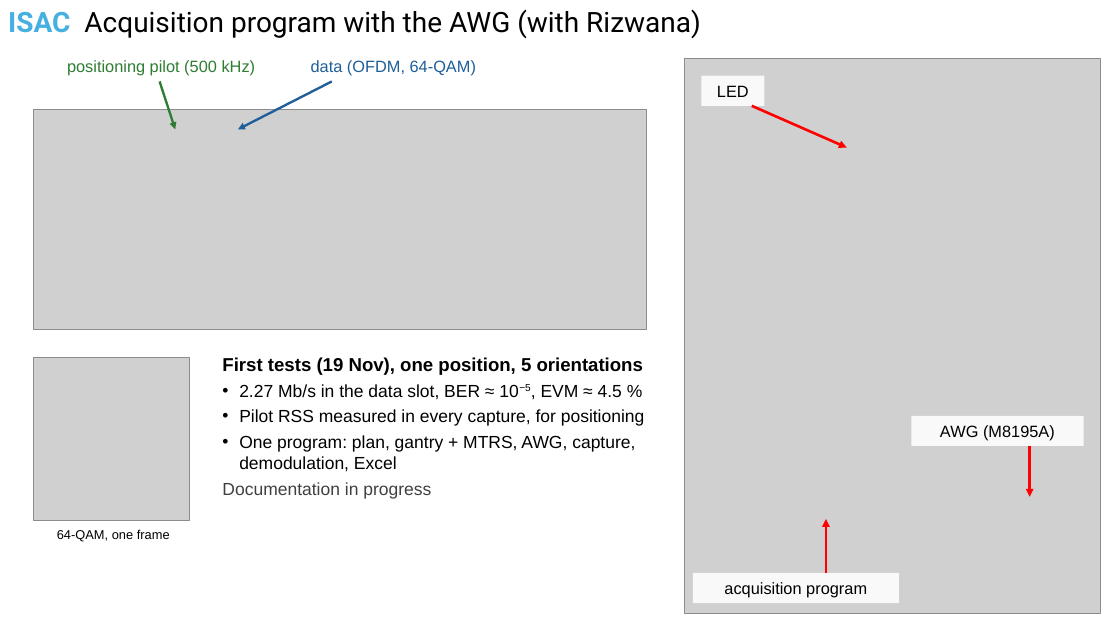
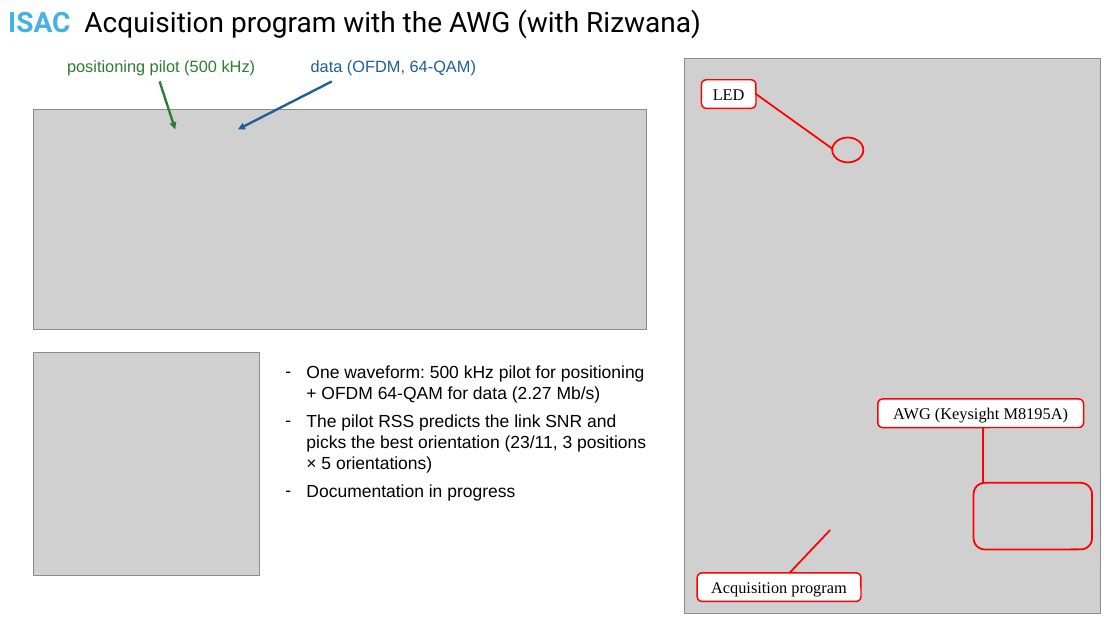
Before and after one commit to kevin-acuna/simulation_VLP, a slide deck: slide 5 of CAMBRIDGE/PPTs/2026-11-24 Final meeting - Visit summary.pptx. Drawn at 1120x630 pixels with LibreOffice and Linux fonts; fonts in the diff are those of the drawing; grey boxes stand for pictures. Boxes give left, top, right and bottom in pixels: in the first picture for what was removed or moved away, otherwise in the second. Text is boxed around its words. In the diff, an @@ line names an element or a change of style, - is before the commit and + after.

```diff
--- a/CAMBRIDGE/PPTs/2026-11-24 Final meeting - Visit summary.pptx
+++ b/CAMBRIDGE/PPTs/2026-11-24 Final meeting - Visit summary.pptx
@@ rounded rectangle "LED": place and size @@
-rounded rectangle "LED" at box(702, 76, 765, 106)
+rounded rectangle "LED" at box(702, 80, 756, 108)
@@ rounded rectangle "LED" at box(702, 80, 756, 108): font Arial to Times New Roman; rectangle to rounded rectangle; fill #FFFFFF at 88% opacity to #FFFFFF; outline none to #FF0000 1.25 pt @@
@@ arrow moved from (752, 106) - (847, 148) to (756, 94) - (833, 149) @@
@@ arrow (756, 94) - (833, 149): arrow to line; stroke #FF0000 2.25 pt to #FF0000 1.5 pt @@
@@ ellipse added at box(833, 138, 864, 163), outline #FF0000 1.5 pt @@
@@ picture: place and size @@
-picture at box(34, 357, 189, 521)
+picture at box(34, 353, 259, 576)
@@ text "One waveform: 500 kHz pilot ...": place and size @@
-text "One waveform: 500 kHz pilot ..." at box(222, 357, 645, 499)
+text "One waveform: 500 kHz pilot ..." at box(306, 365, 646, 501)
@@ text at box(306, 365, 646, 473): text changed @@
-First tests (19 Nov), one position, 5 orientations
-• 2.27 Mb/s in the data slot, BER ≈ 10−5, EVM ≈ 4.5 %
-• Pilot RSS measured in every capture, for positioning
-• One program: plan, gantry + MTRS, AWG, capture, demodulation, Excel
+– One waveform: 500 kHz pilot for positioning + OFDM 64-QAM for data (2.27 Mb/s)
+– The pilot RSS predicts the link SNR and picks the best orientation (23/11, 3 positions × 5 orientations)
@@ rounded rectangle "AWG (Keysight M8195A)" at box(878, 399, 1084, 428): rectangle to rounded rectangle; fill #FFFFFF at 88% opacity to #FFFFFF; outline none to #FF0000 1.25 pt @@
@@ rounded rectangle "AWG (Keysight M8195A)": place and size @@
-rounded rectangle "AWG (Keysight M8195A)" at box(912, 416, 1084, 446)
+rounded rectangle "AWG (Keysight M8195A)" at box(878, 399, 1084, 428)
@@ text in rounded rectangle at box(893, 407, 1068, 423): text changed; font Arial to Times New Roman @@
-AWG (M8195A)
+AWG (Keysight M8195A)
@@ arrow moved from (1030, 446) - (1030, 497) to (983, 428) - (983, 483) @@
@@ arrow (983, 428) - (983, 483): arrow to line; stroke #FF0000 2.25 pt to #FF0000 1.5 pt @@
@@ text at box(306, 484, 515, 501): text colour #404040 to #000000 in "Documentation in progress"; bullet none to -; more space between paragraphs @@
@@ rounded rectangle added at box(974, 483, 1092, 549), outline #FF0000 1.5 pt @@
@@ text removed at box(57, 529, 170, 542) @@
-64-QAM, one frame
@@ arrow moved from (826, 573) - (826, 519) to (790, 573) - (830, 530) @@
@@ arrow (790, 573) - (830, 530): arrow to line; stroke #FF0000 2.25 pt to #FF0000 1.5 pt @@
@@ rounded rectangle "Acquisition program": place and size @@
-rounded rectangle "Acquisition program" at box(693, 573, 899, 603)
+rounded rectangle "Acquisition program" at box(697, 573, 861, 602)
@@ rounded rectangle "Acquisition program" at box(697, 573, 861, 602): rectangle to rounded rectangle; fill #FFFFFF at 88% opacity to #FFFFFF; outline none to #FF0000 1.25 pt @@
@@ text in rounded rectangle at box(711, 582, 846, 597): text changed; font Arial to Times New Roman @@
-acquisition program
+Acquisition program
```
Also in this commit, not shown: 4 other slides changed, 3 slides added, 2 slides removed, 18 other files.
